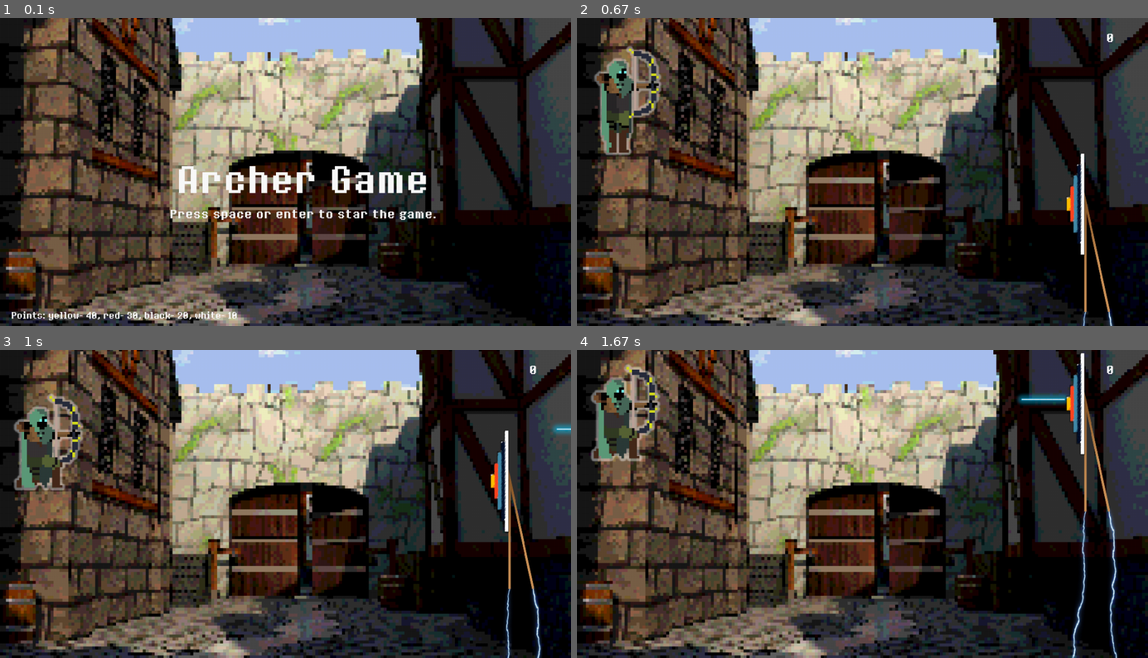
Above: before the commit, frames 1-4 (two rows, left to right).
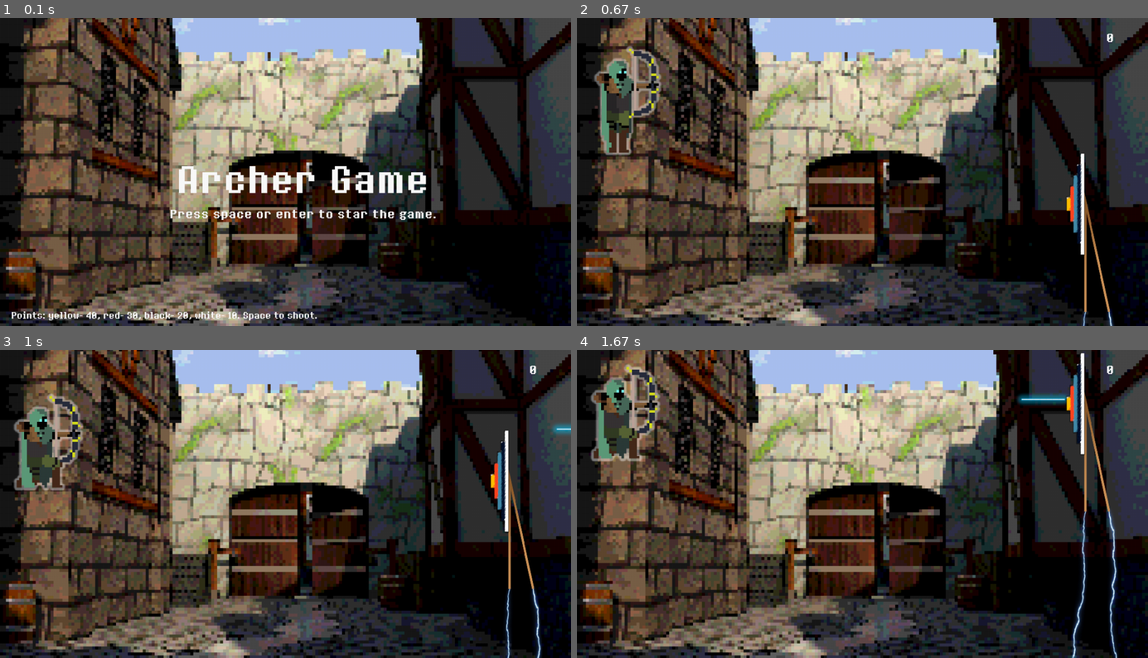
Above: after the commit, the same moments.

Repository: edumigueis/Archer-PyGame
Game: pygame game, started from game.py
The game is run twice, just before and just after one commit, with the same random seed, the same clock (stepped at 60 frames per second) and the same inputs.
Inputs:
- Up to frame 1 (0.1 s): no input
- Up to frame 2 (0.67 s): tap Enter at 0.33 s
- Up to frame 3 (1 s): hold Right from 0.67 s (still down)
- Up to frame 4 (1.67 s): release Right at 1.13 s; hold Up 1.17-1.47 s; hold Right from 1.5 s (still down)

The runs differ from the first frame. In frame 1, 0.2% of the frame differs, in the area x 41-56%, y 95-99%; in frame 2, nothing differs; in frame 3, nothing differs; in frame 4, nothing differs.

Commit message:
Update game.py

Diff:
--- a/game.py
+++ b/game.py
@@ -1,22 +1,26 @@
+"""
+Copyright (c) Eduardo Migueis and Rodrigo Smith 2020.
+"""
 import os
 import sys
 import pygame
 
 pygame.init()
 os.chdir(os.path.dirname(__file__))
-bitSmall = pygame.font.Font(os.getcwd() + '\\assets\\8bitOperatorPlus-Bold.ttf', 20)
+bit_small = pygame.font.Font(
+    os.getcwd() + '\\assets\\8bitOperatorPlus-Bold.ttf', 20)
 bit = pygame.font.Font(os.getcwd() + '\\assets\\8bitOperatorPlus-Bold.ttf', 60)
-bitExtraSmall = pygame.font.Font(os.getcwd() + '\\assets\\8bitOperatorPlus-Bold.ttf', 15)
+bit_extra_small = pygame.font.Font(
+    os.getcwd() + '\\assets\\8bitOperatorPlus-Bold.ttf', 15)
 
 scr_size = (width, height) = (1018, 549)
 width = 1018
 height = 549
 FPS = 60
 
-errMsg = "Pygame display surface not rendering."
+err_msg = "Pygame display surface not rendering."
 
 white = (240, 240, 240)
-background_col = (142, 192, 215)
 
 screen = pygame.display.set_mode(scr_size)
 clock = pygame.time.Clock()
@@ -37,17 +41,18 @@
 shock_x = 1
 points = 0
 
+
 def gameplay():
     playery = 0
     playerx = -80
 
-    gQuit = False
+    gm_quit = False
     screen.blit(bg, (0, 0))
     global is_shooting
     is_shooting = False
-    while not gQuit:
-        if pygame.display.get_surface() == None:
-            print(errMsg)
+    while not gm_quit:  # main loop while user does not quit
+        if pygame.display.get_surface() == None:  # verifies wether the display has been loaded or not
+            print(err_msg)
             return True
         else:
             keys = pygame.key.get_pressed()  # checking pressed keys
@@ -61,8 +66,8 @@
                     playery += 3.5
 
             for event in pygame.event.get():
-                if event.type == pygame.QUIT:
-                    gQuit = True
+                if event.type == pygame.QUIT:  # if user decides to quit, we stop the loop
+                    gm_quit = True
                     return True
 
                 if event.type == pygame.KEYDOWN:
@@ -74,12 +79,12 @@
                         pygame.event.set_blocked(pygame.KEYDOWN)
                         shoot(playery, playerx + 30)
 
-                    if event.key == pygame.K_ESCAPE:
-                        gQuit = True
+                    if event.key == pygame.K_ESCAPE:  # ESC key detected: back to intro screen
+                        gm_quit = True
                         introScreen()
                         return True
 
-            if not is_shooting:
+            if not is_shooting:  # if the player is not shooting the arrows
                 pygame.event.set_allowed(pygame.KEYDOWN)
                 screen.blit(bg, (0, 0))
                 screen.blit(player, (playerx, playery))
@@ -116,15 +121,15 @@
                 screen.blit(target_lightning, (width - 200 - shock_x, rect_y))
 
             global points
-            pt = bitSmall.render(str(points), True, (250, 250, 250))
+            pt = bit_small.render(str(points), True, (250, 250, 250))
             screen.blit(pt, (width - 75, 20))
 
-            pygame.display.update()
+            pygame.display.update()  # updates display and refreshes state of screen
 
         clock.tick(FPS)
 
 
-def shoot(yStart, xStart):
+def shoot(yStart, xStart):  # method that shoots the arrow and calculates where it landed
     arrowX = xStart + 70
     global is_moving_down
     global rect_y
@@ -132,26 +137,26 @@
     global points
     crashed = False
 
-    while arrowX < width:
+    while arrowX < width:  # arrow animation
         screen.blit(bg, (0, 0))
         screen.blit(player_shoot, (xStart - 30, yStart))
         screen.blit(arrow, (arrowX, yStart + 90))
-        pt = bitSmall.render(str(points), True, (250, 250, 250))
+        pt = bit_small.render(str(points), True, (250, 250, 250))
         screen.blit(pt, (width - 75, 20))
 
         arrowX += 20
         shock_x = -shock_x
 
         if is_moving_down == True:
+            rect_y += 2
+            if rect_y > height/7:
+                rect_y += 1
+            if rect_y > height/5:
+                rect_y += 1
+            if rect_y > height/4:
                 rect_y += 2
-                if rect_y > height/7:
-                    rect_y += 1
-                if rect_y > height/5:
-                    rect_y += 1
-                if rect_y > height/4:
-                    rect_y += 2
-                if rect_y > height/3:
-                    rect_y += 2
+            if rect_y > height/3:
+                rect_y += 2
         else:
             rect_y -= 2
 
@@ -169,21 +174,24 @@
 
         pygame.display.update()
 
+        # verifies if arrow has hit the target.
         if arrowX > width - 100 and yStart + 90 > rect_y - 40 and yStart + 90 < rect_y + 150 and crashed == False:
+            # verifies where the arrow hit the target
+            # rect_y is the center of the target image and yStart is the arrow height
             if yStart >= rect_y and yStart < rect_y + 40:
-                points+=10;
+                points += 10
             elif yStart <= rect_y and yStart > rect_y - 30:
-                points+=20;
+                points += 20
             elif yStart <= rect_y and yStart > rect_y - 50:
-                points+=30;
+                points += 30
             elif yStart <= rect_y and yStart > rect_y - 60:
-                points+=40;
+                points += 40
             elif yStart <= rect_y and yStart > rect_y - 70:
-                points+=30;
+                points += 30
             elif yStart <= rect_y and yStart > rect_y - 100:
-                points+=20;
+                points += 20
             elif yStart <= rect_y and yStart > rect_y - 170:
-                points+=10;
+                points += 10
             crashed = True
 
         if arrowX > width - 100:
@@ -191,42 +199,42 @@
             is_shooting = False
 
 
-def introScreen():
-    backToMain = False
-    while not backToMain:
+def introScreen():  # loads the intro screen
+    back_to_main = False
+    while not back_to_main:
         global points
         points = 0
         screen.blit(bg, (0, 0))
         if pygame.display.get_surface() == None:
-            print(errMsg)
+            print(err_msg)  # warns user something isn't able to load
             return True
         else:
-            for event in pygame.event.get():
+            for event in pygame.event.get():  # detects keys to play or to leave
                 if event.type == pygame.QUIT:
                     return True
                 if event.type == pygame.KEYDOWN and event.key == pygame.K_RETURN:
                     gameplay()
-                    backToMain = True
+                    back_to_main = True
                 if event.type == pygame.KEYDOWN and event.key == pygame.K_SPACE:
                     gameplay()
-                    backToMain = True
-        if pygame.display.get_surface() != None:
+                    back_to_main = True
+        if pygame.display.get_surface() != None:  # UI is shown
             title = bit.render("Archer Game", True, (250, 250, 250))
             screen.blit(title, (width/3 - 25, height/2 - 30))
-            text = bitSmall.render(
+            text = bit_small.render(
                 "Press space or enter to star the game.", True, (250, 250, 250))
             screen.blit(text, (width/3 - 37, height/2 + 60))
-            sub = bitExtraSmall.render(
-                "Points: yellow- 40, red- 30, black- 20, white- 10", True, (250, 250, 250))
+            sub = bit_extra_small.render(
+                "Points: yellow- 40, red- 30, black- 20, white- 10. Space to shoot.", True, (250, 250, 250))
             screen.blit(sub, (20, height - 30))
             pygame.display.update()
         else:
-            print(errMsg)
+            print(err_msg)
 
         clock.tick(FPS)
 
 
-def main():
+def main():  # main method calls intro screen loader
     introScreen()
 
 
